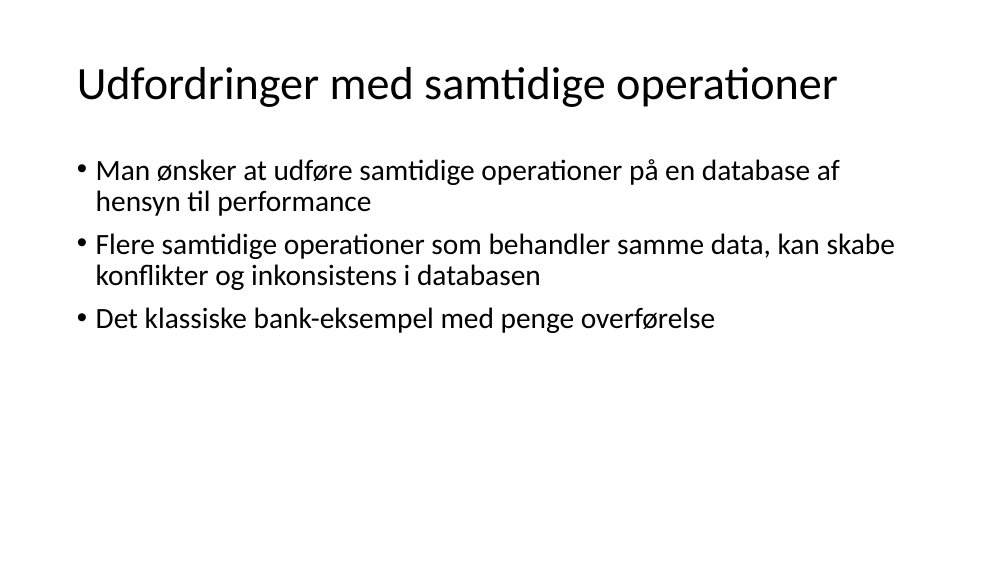
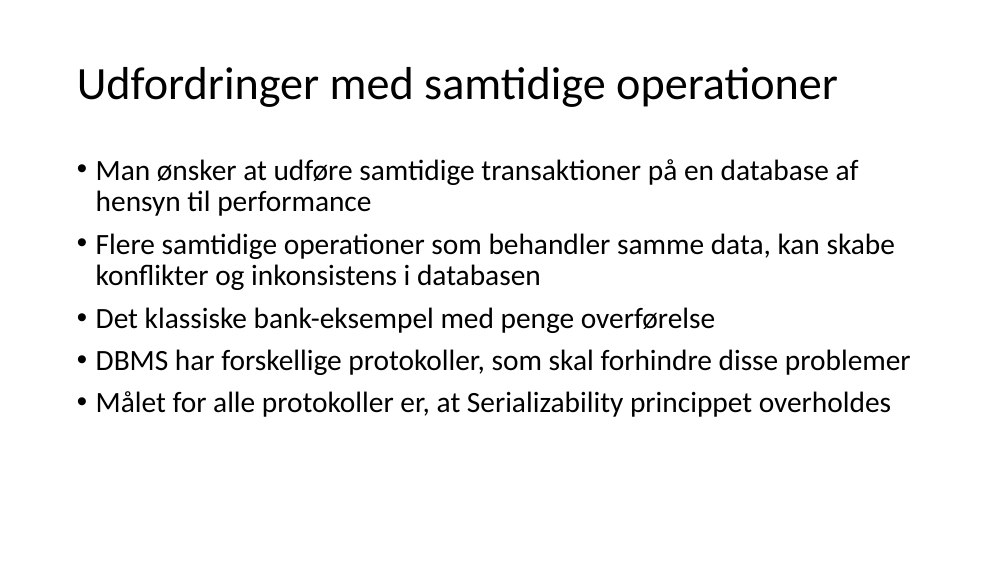
Before and after one commit to JensErikPedersen/misc, a slide deck: slide 5 of eventmanagement/Præsentation.pptx. Drawn at 1008x567 pixels with LibreOffice and Linux fonts; fonts in the diff are those of the drawing. Boxes give left, top, right and bottom in pixels: in the first picture for what was removed or moved away, otherwise in the second. Text is boxed around its words. In the diff, an @@ line names an element or a change of style, - is before the commit and + after.

```diff
--- a/eventmanagement/Præsentation.pptx
+++ b/eventmanagement/Præsentation.pptx
@@ text at (96, 159, 859, 216): text changed @@
-• Man ønsker at udføre samtidige operationer på en database af hensyn til performance
+• Man ønsker at udføre samtidige transaktioner på en database af hensyn til performance
@@ text at (96, 349, 911, 417): paragraphs added @@
+• DBMS har forskellige protokoller, som skal forhindre disse problemer
+• Målet for alle protokoller er, at Serializability princippet overholdes
```
Also in this commit, not shown: 2 other slides changed, 1 other file.
